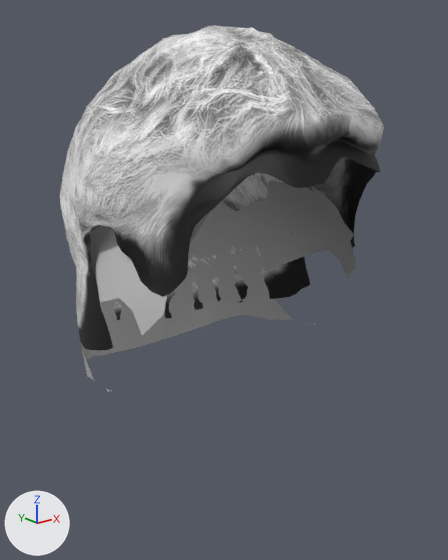
The glTF model avatar_studio/web/hair/short02.glb: old version first, new version second.
One viewpoint serves both versions: a 50 mm camera at (-0.198, -0.24, 1.736) aimed at (0.001, 0.01, 1.636). Arrows for +X, +Y and +Z are at lower left; the lights stay in place. The older version comes first. Vertices at exactly the same position are counted once.

The first picture shows 'short02'.
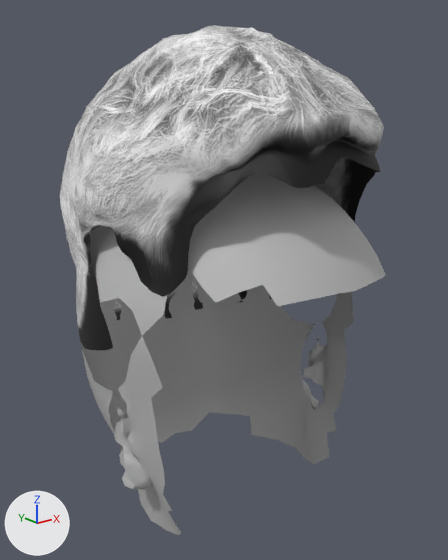
The change, as a diff of the scene's bpy script:
```diff
--- a/avatar_studio/web/hair/short02.glb.py
+++ b/avatar_studio/web/hair/short02.glb.py
@@ me_mesh_0 @@
 # used by ob_short02; location = (0.0, 0.0, 0.0)
-me_mesh_0.from_pydata(...)  # 1926 vertices, 3599 faces; spans x -0.074..0.074, y -0.074..0.104, z 1.573..1.762
+me_mesh_0.from_pydata(...)  # 2821 vertices, 5260 faces; spans x -0.074..0.074, y -0.08..0.104, z 1.514..1.762
+# me_mesh_0 part 1: 760 vertices added at x -0.071..0.071, y -0.029..0.083, z 1.514..1.621
+# me_mesh_0 part 2: 135 vertices added at x -0.052..0.052, y -0.08..0.069, z 1.651..1.701
 me_mesh_0.materials.append(mat_short02)
```

Changed parts and their boxes (x1, y1, x2, y2) in the pictures (448 x 560 px):
'short02', reshaped (39% taller)
    before: (60, 25, 384, 392)
    after: (60, 25, 385, 535)
part 1 of me_mesh_0, added
    after: (86, 292, 354, 535)
part 2 of me_mesh_0, added
    after: (188, 173, 385, 306)
